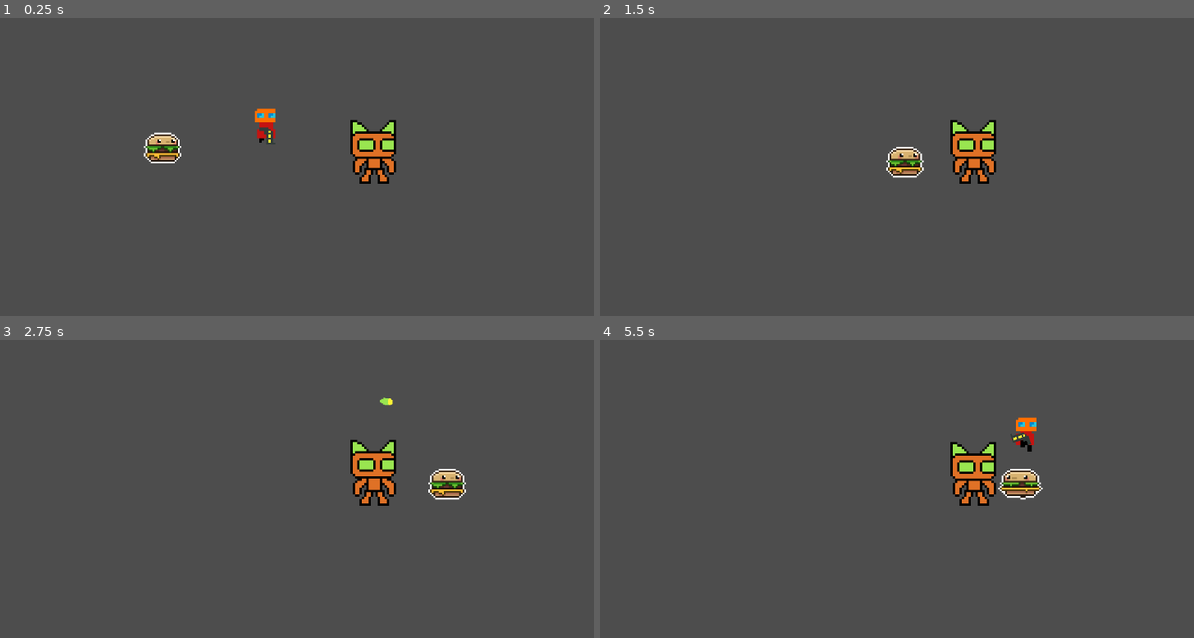
Above: before the commit, frames 1-4 (two rows, left to right).
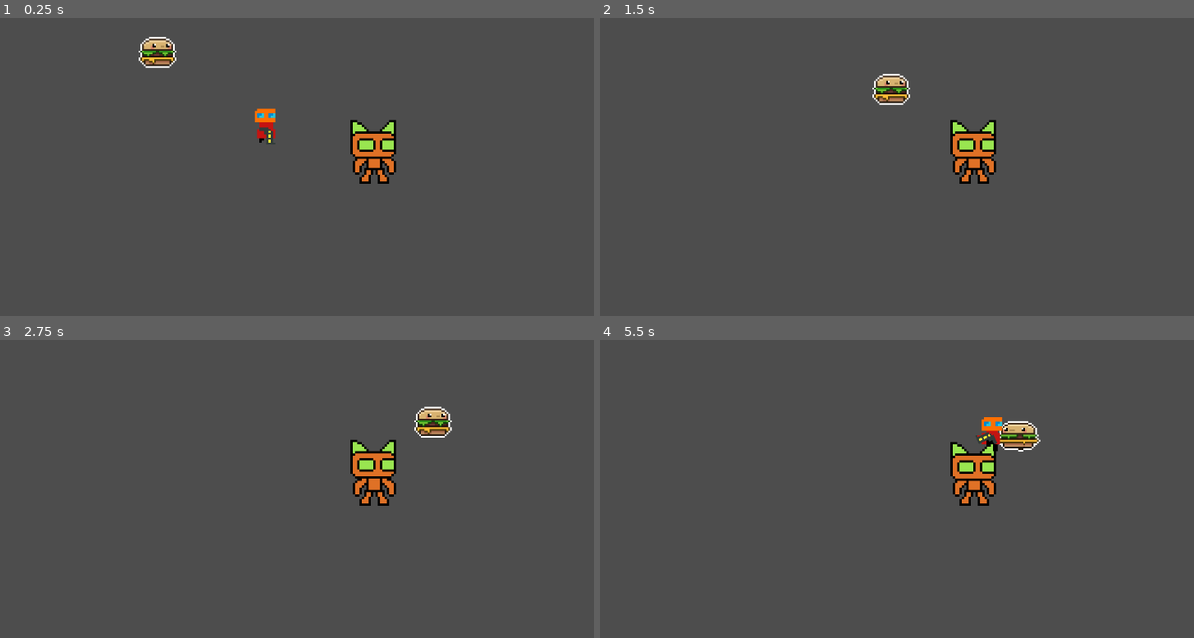
Above: after the commit, the same moments.

Repository: mendsergon/Kill-The-Food-Pyramid
Game: Godot game, scene res://Assets/Scenes/game.tscn
The game is run twice, just before and just after one commit, with the same random seed, the same clock (stepped at 60 frames per second) and the same inputs.
Inputs (mouse positions are in pixels of both pictures, inside the frame that each line leads up to):
- Up to frame 1 (0.25 s): no input
- Up to frame 2 (1.5 s): move the mouse to (1009, 140) at 0.52 s; hold D (move_right) from 0.53 s (still down); tap Shift (dash) at 0.6 s; tap W (move_up) at 0.77 s; move the mouse to (736, 175) at 1.27 s; tap E (melee) at 1.35 s
- Up to frame 3 (2.75 s): tap W (move_up) at 1.52 s; move the mouse to (332, 399) at 2.02 s; release D (move_right) at 2.03 s; hold A (move_left) from 2.03 s (still down); click (332, 399) at 2.1 s
- Up to frame 4 (5.5 s): move the mouse to (831, 554) at 2.77 s; release A (move_left) at 2.78 s; hold D (move_right) 2.78-4.28 s; tap Shift (dash) at 2.85, 5.1 s; tap W (move_up) at 3.02, 3.77, 4.52 s; move the mouse to (1063, 536) at 3.52 s; tap E (melee) at 3.6 s; move the mouse to (671, 426) at 4.27 s; hold A (move_left) 4.28-5.03 s; click (671, 426) at 4.35 s; move the mouse to (897, 480) at 5.02 s; hold D (move_right) from 5.03 s (still down)

The runs differ from the first frame. In frame 1, 1.1% of the frame differs, in the area x 23-31%, y 6-49%; in frame 2, 1.1%; in frame 3, 1.2%; in frame 4, 1.5%, in the area x 63-75%, y 25-54%.

Commit message:
Modified burger movement to dynamic

Diff:
--- a/Assets/Scripts/burger.gd
+++ b/Assets/Scripts/burger.gd
@@ -2,12 +2,8 @@
 
 ### --- CORE CONSTANTS --- ###
 const MOVE_SPEED = 50.0                  # Enemy walk speed
-const MOVE_DURATION = 3.0                 # Active chase time
-const IDLE_COOLDOWN = 2.0                 # Pause duration between chases
-
-### --- PHYSICS --- ###
-var gravity = ProjectSettings.get_setting("physics/2d/default_gravity") # Gravity value
-const FALL_GRAVITY_MULTIPLIER = 1.5      # Faster falling multiplier
+const MOVE_DURATION = 3.0               # Active chase time
+const IDLE_COOLDOWN = 2.0               # Pause duration between chases
 
 ### --- NODE REFERENCES --- ###
 @onready var animated_sprite_2d: AnimatedSprite2D = $AnimatedSprite2D  # Enemy sprite
@@ -41,25 +37,17 @@
 		behavior_timer = 0.0
 		animated_sprite_2d.play("Run")
 
-	### --- GRAVITY LOGIC --- ###
-	if not is_on_floor():
-		# Apply stronger gravity when falling
-		if velocity.y < 0:
-			# Going up - normal gravity (enemy won't jump but for consistency)
-			velocity.y += gravity * delta
-		else:
-			# Falling - multiply gravity for faster fall
-			velocity.y += gravity * FALL_GRAVITY_MULTIPLIER * delta
+	### --- MOVEMENT LOGIC --- ###
+	var move_direction = Vector2.ZERO
+	if is_moving:
+		move_direction = (player.global_position - global_position).normalized()
+		velocity = move_direction * MOVE_SPEED
+
+		# Flip sprite based on horizontal direction only
+		if abs(move_direction.x) > abs(move_direction.y):
+			animated_sprite_2d.flip_h = move_direction.x < 0
 	else:
-		# Reset vertical velocity if on floor
-		velocity.y = 0
-
-	### --- HORIZONTAL MOVEMENT --- ###
-	velocity.x = 0.0
-	if is_moving:
-		var direction = sign(player.global_position.x - global_position.x)
-		velocity.x = direction * MOVE_SPEED
-		animated_sprite_2d.flip_h = direction < 0
+		velocity = Vector2.ZERO
 
 	### --- APPLY MOVEMENT --- ###
 	move_and_slide()
